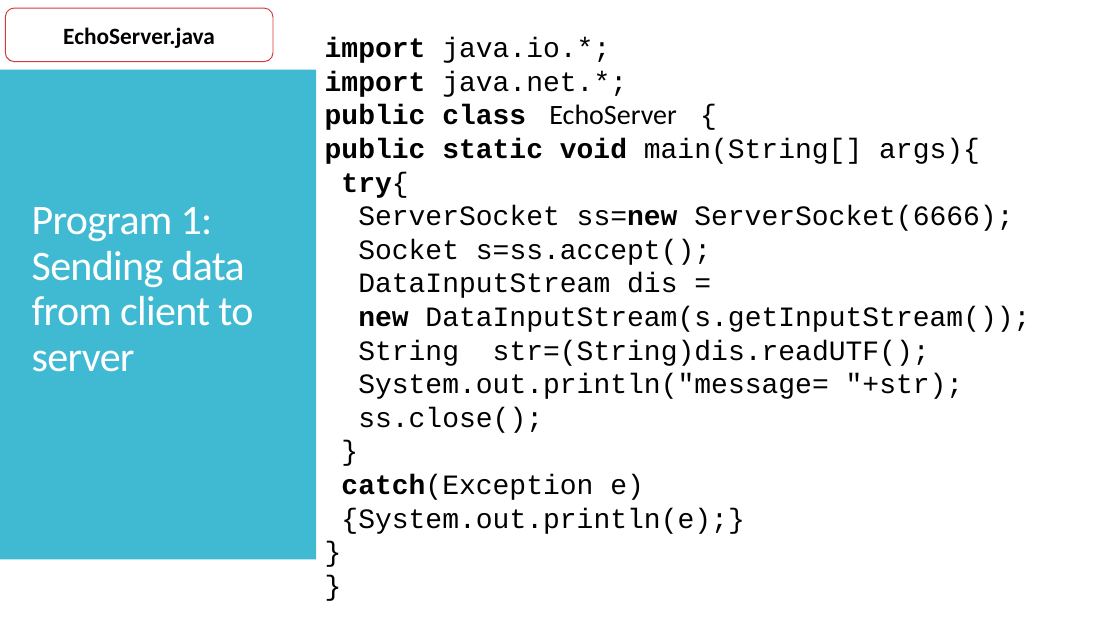
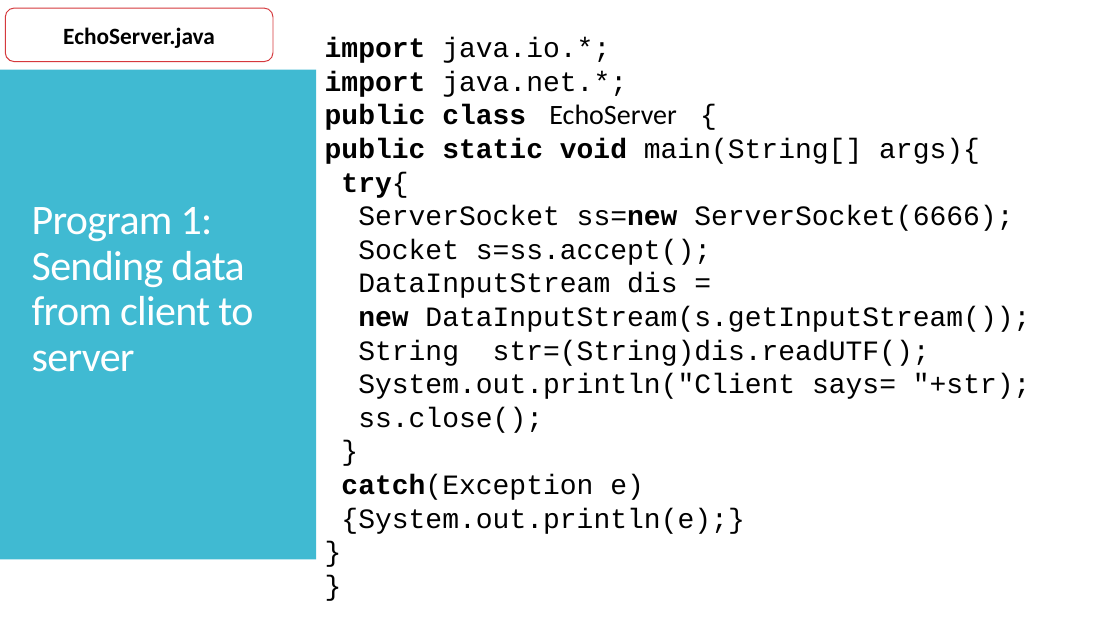
Before and after one commit to jrambasana/AJP2022-code, a slide deck: slide 44 of Slides/AJP - Unit 1 - Java Networking.pptx. Drawn at 1120x630 pixels with LibreOffice and Linux fonts; fonts in the diff are those of the drawing. Boxes give left, top, right and bottom in pixels: in the first picture for what was removed or moved away, otherwise in the second. Text is boxed around its words. In the diff, an @@ line names an element or a change of style, - is before the commit and + after.

```diff
--- a/Slides/AJP - Unit 1 - Java Networking.pptx
+++ b/Slides/AJP - Unit 1 - Java Networking.pptx
@@ text at (358,373,1031,399): text changed @@
-System.out.println("message= "+str);
+System.out.println("Client says= "+str);
```
Also in this commit, not shown: 3 other slides changed, 6 other files.
